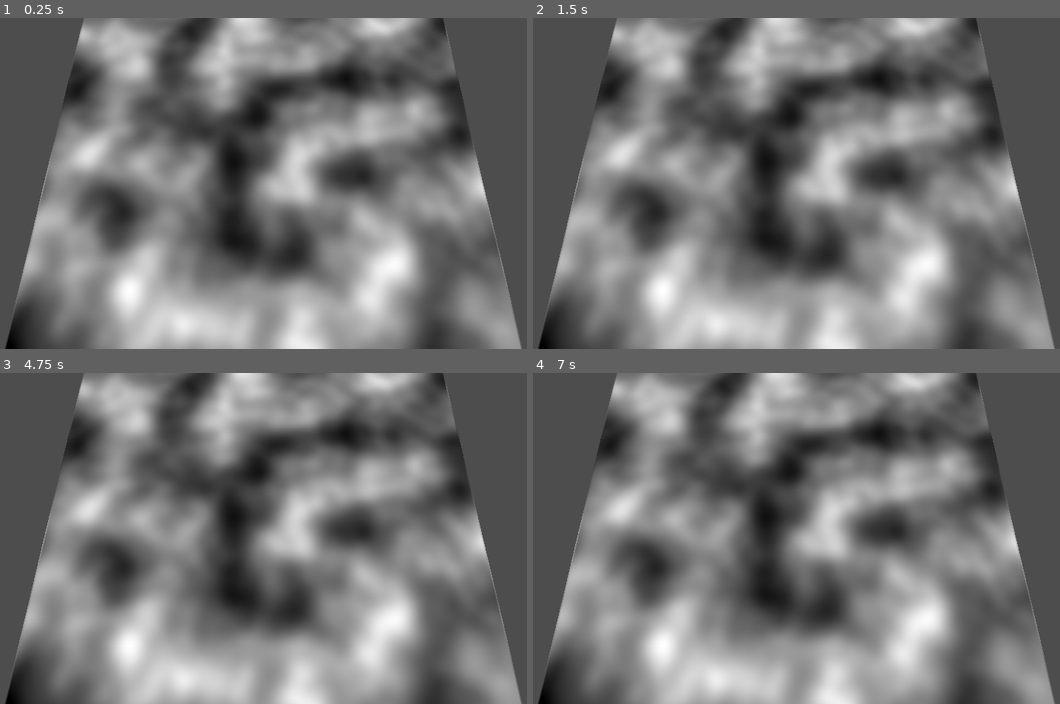
Above: before the commit, frames 1-4 (two rows, left to right).
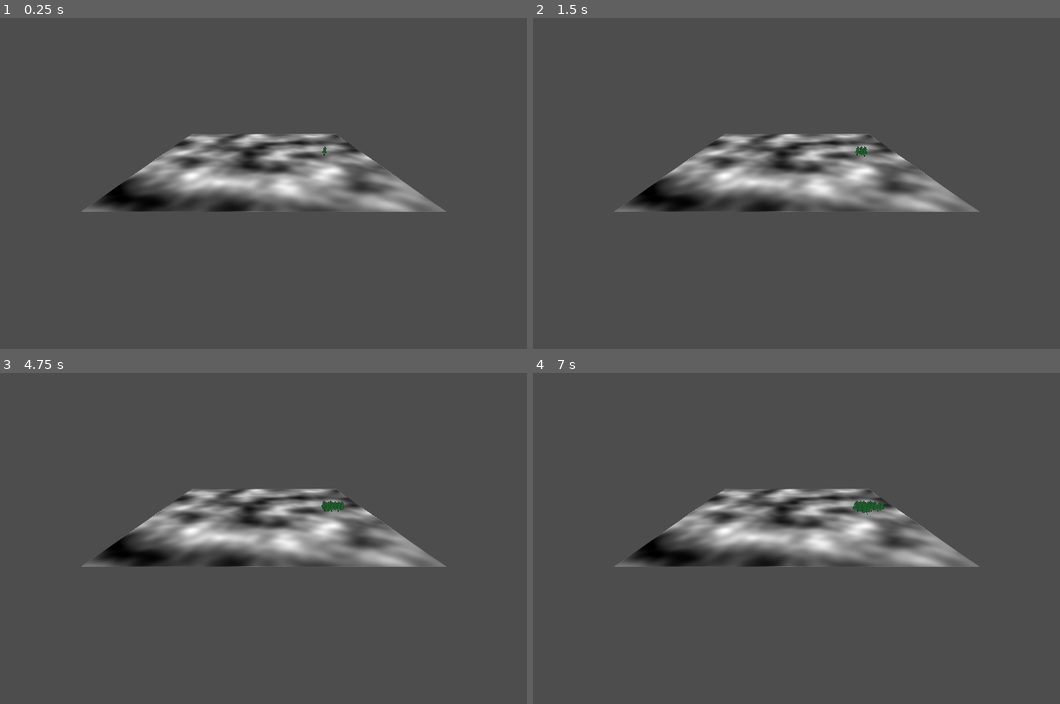
Above: after the commit, the same moments.

Repository: IsaacdmDunn/Terracorp-NGO
Game: Godot game, scene res://Scenes/Game.tscn
Same seed, same stepped clock (60 frames per second), same inputs: the game is played once before the commit and once after it. The project has no main scene, so this scene is started directly.
Inputs (mouse positions are in pixels of both pictures, inside the frame that each line leads up to):
- Up to frame 1 (0.25 s): no input
- Up to frame 2 (1.5 s): move the mouse to (928, 166) at 0.52 s; tap Enter at 1.25 s; move the mouse to (680, 200) at 1.27 s
- Up to frame 3 (4.75 s): tap Space at 2, 3.5 s; move the mouse to (321, 465) at 2.02 s; tap Enter at 2.75, 4.25 s; move the mouse to (231, 604) at 2.77 s; move the mouse to (442, 588) at 3.52 s; move the mouse to (84, 488) at 4.27 s
- Up to frame 4 (7 s): tap Space at 5 s; move the mouse to (828, 538) at 5.02 s; move the mouse to (706, 455) at 5.77 s; move the mouse to (928, 521) at 6.52 s

The runs differ from the first frame. In frame 1, 61% of the frame differs, in the area x 0-100%, y 0-100%; in frame 2, 61%; in frame 3, 61%; in frame 4, 61%.

Commit message:
test tree spread

Diff:
--- /dev/null
+++ b/terracorp-ngo/Models/new_mesh_library.tres
@@ -0,0 +1,12 @@
+[gd_resource type="MeshLibrary" load_steps=2 format=3 uid="uid://cxbbgd3dnmdhx"]
+
+[ext_resource type="ArrayMesh" uid="uid://2gsqrqcl0n3p" path="res://Models/treeTest.obj" id="1_8x7kx"]
+
+[resource]
+item/0/name = "tree"
+item/0/mesh = ExtResource("1_8x7kx")
+item/0/mesh_transform = Transform3D(1, 0, 0, 0, 1, 0, 0, 0, 1, 0, 0, 0)
+item/0/mesh_cast_shadow = 1
+item/0/shapes = []
+item/0/navigation_mesh_transform = Transform3D(1, 0, 0, 0, 1, 0, 0, 0, 1, 0, 0, 0)
+item/0/navigation_layers = 1
--- a/terracorp-ngo/Scenes/Game.tscn
+++ b/terracorp-ngo/Scenes/Game.tscn
@@ -1,7 +1,8 @@
-[gd_scene load_steps=6 format=3 uid="uid://dsd1rafh33ei8"]
+[gd_scene load_steps=7 format=3 uid="uid://dsd1rafh33ei8"]
 
 [ext_resource type="Script" uid="uid://caxg5liixr3bo" path="res://Scripts/Data/MapData.gd" id="1_iukft"]
 [ext_resource type="Script" uid="uid://cq6t8tljjui5u" path="res://Scripts/Control/PlayerCameraControl.gd" id="2_gl6un"]
+[ext_resource type="MeshLibrary" uid="uid://cxbbgd3dnmdhx" path="res://Models/new_mesh_library.tres" id="2_j5yw3"]
 
 [sub_resource type="Gradient" id="Gradient_iukft"]
 
@@ -19,7 +20,7 @@
 
 [node name="Node3D" type="Node3D"]
 
-[node name="Map Container" type="Node3D" parent="." groups=["MapData"]]
+[node name="Map Container" type="Node3D" parent="." groups=["MapData2"]]
 script = ExtResource("1_iukft")
 
 [node name="Terrain" type="GridMap" parent="Map Container"]
@@ -41,11 +42,19 @@
 [node name="Med Plants2" type="GridMap" parent="Map Container"]
 
 [node name="Trees" type="GridMap" parent="Map Container"]
+mesh_library = ExtResource("2_j5yw3")
+metadata/_editor_floor_ = Vector3(0, 0, 0)
 
 [node name="Sprite3D" type="Sprite3D" parent="Map Container"]
-transform = Transform3D(1, 0, 0, 0, 0.267608, -0.963528, 0, 0.963528, 0.267608, 0, 0, 0)
+transform = Transform3D(100, 0, 0, 0, -4.37114e-06, -100, 0, 100, -4.37114e-06, 0, 0, 0)
 texture = SubResource("NoiseTexture2D_j5yw3")
 
 [node name="Camera3D" type="Camera3D" parent="."]
-transform = Transform3D(1, 0, 0, 0, -0.0405155, 0.999179, 0, -0.999179, -0.0405155, 0, 0.636691, 0)
+transform = Transform3D(1, 0, 0, 0, 0.907051, 0.42102, 0, -0.42102, 0.907051, -0.0858507, 40.8076, 128.317)
 script = ExtResource("2_gl6un")
+
+[node name="DirectionalLight3D" type="DirectionalLight3D" parent="."]
+transform = Transform3D(1, 0, 0, 0, 0.404743, 0.914431, 0, -0.914431, 0.404743, 0, 19.5711, 11.8584)
+light_color = Color(0.239216, 0.607843, 0.32549, 1)
+light_energy = 1.323
+light_indirect_energy = 0.0
--- a/terracorp-ngo/Scripts/Characters/Plant.gd
+++ b/terracorp-ngo/Scripts/Characters/Plant.gd
@@ -1,3 +1,4 @@
+extends Node3D
 class_name Plant
 
 enum PlantType {Lichen, Moss, SmallPlant, MedianPlant, TreePlant}
@@ -6,3 +7,5 @@
 var nutrientRequirements: Array[Nutrients]
 var nutrientStored: Array[Nutrients]
 var plantType: PlantType
+var modelID = 0
+var plantName = ""
--- /dev/null
+++ b/terracorp-ngo/Scripts/Characters/Trees/TestTree.gd
@@ -0,0 +1,3 @@
+extends Plant
+
+var spreadRate = 5000
--- a/terracorp-ngo/Scripts/Data/MapData.gd
+++ b/terracorp-ngo/Scripts/Data/MapData.gd
@@ -1,22 +1,41 @@
 extends Node3D
-
+var count = 0
 var Mapsize: Vector2i = Vector2i(128,128)
 var Maps: Array[GridMap]
 var Tiles: Array[Tile]
 var heightNoise = NoiseTexture2D.new()
 func _ready() -> void:
+	add_to_group("MapData2")
 	InitResourcePerlinMap()
 	InitMaps()
 	InitTiles()
+	var testTree = Node3D.new()
+	testTree.set_script(load("res://Scripts/Characters/Trees/TestTree.gd"))
+
+	Tiles[2304].plants.append(testTree)
+	#$Trees.set_cell_item(Vector3i(1,0,1),0,0)
+	print(Tiles[2304].plants[0])
 
 func _process(delta: float) -> void:
+	var dropPlane  = Plane(Vector3(0, 1, 0), 5)
+	var position3D = dropPlane.intersects_ray(
+							 $"../Camera3D".project_ray_origin(get_viewport().get_mouse_position()),
+							 $"../Camera3D".project_ray_normal(get_viewport().get_mouse_position()))
+	#if position3D.x < Mapsize.x-1 and position3D.z < Mapsize.y-1 and position3D.x > 0 and position3D.z > 0:
+		#$Trees.set_cell_item(position3D,0,0)
+	$Trees.set_cell_item(Vector3i(18,0,0),0,0)
 	UpdateMap()
 	pass
 
+
+
 func UpdateMap():
-	for x in Mapsize.x:
-		for y in Mapsize.y:
-			Tiles[(x * Mapsize.x) + y].UpdateTile()
+	for i in 128:
+		Tiles[count + i].UpdateTile()
+	count += 128
+	#print(count)
+	if count > 128 * 128 -1:
+		count = 0
 	pass
 
 #adds maps to data set
@@ -42,6 +61,9 @@
 			for nutrientTypes in Nutrients.NutrientType.size() - 1:
 				nutrientsToAdd.SoilNutrients.append(Vector2(nutrientTypes, heightNoise.noise.get_noise_2d(x + (nutrientTypes + 1 * Mapsize.x),y + (nutrientTypes + 1 * Mapsize.y)))) #change to perlin
 			tileToAdd.nutrients = nutrientsToAdd
+			tileToAdd.tilePosition = Vector2i(x,y)
+			tileToAdd.mapRef = get_tree().get_first_node_in_group("MapData2")
+			#tileToAdd._ready()
 			Tiles.append(tileToAdd)
 
 #inits map with perlin data for height and nutrients
@@ -57,5 +79,4 @@
 	heightNoise.noise.fractal_lacunarity = GameResources.noiseMapSettings[6]
 	heightNoise.noise.fractal_gain = GameResources.noiseMapSettings[7]
 	heightNoise.noise.fractal_weighted_strength = GameResources.noiseMapSettings[8]
-	print(heightNoise.noise.get_noise_2d(1,1))
 	$Sprite3D.texture = heightNoise
--- a/terracorp-ngo/Scripts/Data/Tile.gd
+++ b/terracorp-ngo/Scripts/Data/Tile.gd
@@ -1,18 +1,41 @@
 extends Node3D
 class_name Tile
-
+var tilePosition: Vector2i
 var nutrients: Nutrients
-var plants: Array[Plant]
+var plants = []
 var height: float
 var topsoilAmount: float = 0
 var sunlight: float = 1
 var temp: float = -150
 var mapRef: Node3D
 
-func _ready() -> void:
-	mapRef = get_tree().get_first_node_in_group("MapData")
-	plants.resize(8)
+#func _ready() -> void:
+	#mapRef = get_tree().get_first_node_in_group("MapData2")
+	#print("awdadwa")
+	#while plants.size() < 8:
+		#plants.append(null)
 
 func UpdateTile():
-	print(get_instance_id())
-	pass
+	#if plants != null:
+		#print( plants)
+	if tilePosition.y < 127 and tilePosition.x < 127 and tilePosition.x > -1 and tilePosition.y > -1:
+		if randi_range(1,1) == 1 and tilePosition.x < 127 and plants.size() > 0:
+			var rNum = randi_range(0,3)
+			if rNum == 0:
+				SpreadPlantToAdjTile(Vector2i(1,0))
+			if rNum == 1:
+				SpreadPlantToAdjTile(Vector2i(0,1))
+			if rNum == 2:
+				SpreadPlantToAdjTile(Vector2i(-1,0))
+			if rNum == 3:
+				SpreadPlantToAdjTile(Vector2i(0,-1))
+
+func AddPlant(type: int, plant:Plant):
+	#plants[type] = plants[0]
+	plants.append(plant)
+	print(tilePosition)
+
+func SpreadPlantToAdjTile(posOffset: Vector2i):
+	var pos = (tilePosition.x * 128) + (tilePosition.y)
+	mapRef.Tiles[pos + (posOffset.x * 128) + posOffset.y].AddPlant(0, plants[0])
+	mapRef.get_child(9).set_cell_item(Vector3i(tilePosition.x + posOffset.x,0,tilePosition.y + posOffset.y),0,0)
--- a/terracorp-ngo/project.godot
+++ b/terracorp-ngo/project.godot
@@ -17,3 +17,11 @@
 [autoload]
 
 GameResources="*res://Scripts/Resources/GameResources.gd"
+
+[filesystem]
+
+import/blender/enabled=false
+
+[global_group]
+
+MapData2="mapdata"
Not shown, added: terracorp-ngo/Models/treeTest.mtl
Not shown, added: terracorp-ngo/Models/treeTest.obj
Not shown, added: terracorp-ngo/Models/treeTest.obj.import
Not shown, added: terracorp-ngo/Scripts/Characters/Trees/TestTree.gd.uid
Not shown, added: terracorp-ngo/Models/treeTest.blend
Not shown, added: terracorp-ngo/Models/treeTest.blend1
